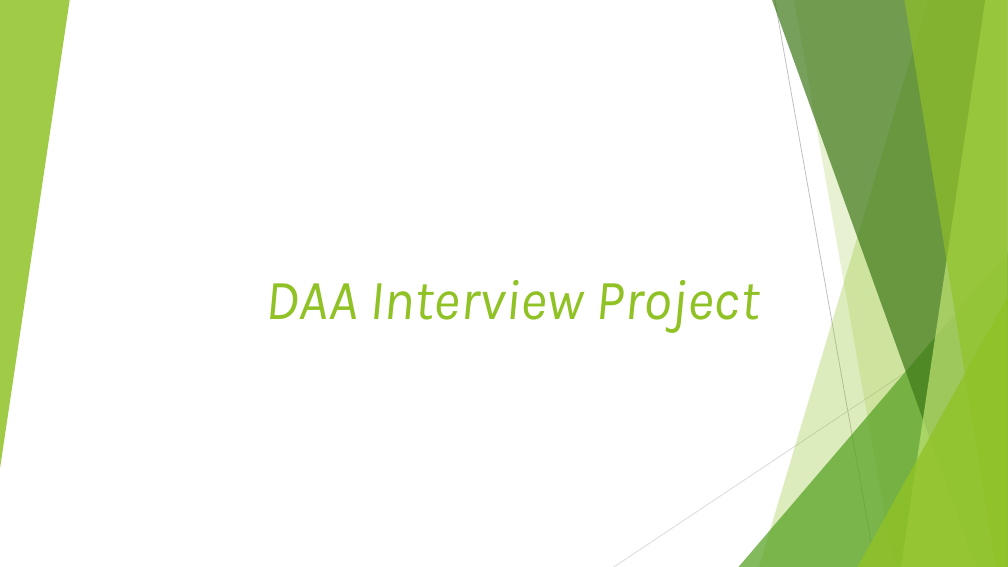
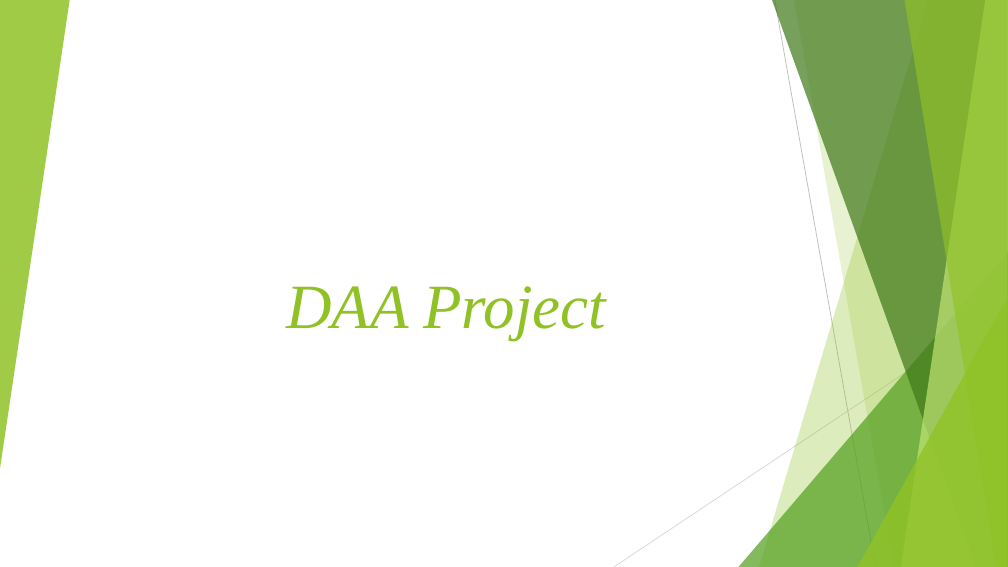
Before and after one commit to Amruthhs/EDA-ASU-Data, a slide deck: slide 1 of DAA Project.pptx. Drawn at 1008x567 pixels with LibreOffice and Linux fonts; fonts in the diff are those of the drawing. Boxes give left, top, right and bottom in pixels: in the first picture for what was removed or moved away, otherwise in the second. Text is boxed around its words. In the diff, an @@ line names an element or a change of style, - is before the commit and + after.

Commit message:
Updated

```diff
--- a/DAA Project.pptx
+++ b/DAA Project.pptx
@@ title at box(286, 286, 606, 340): text changed; size 54 to 60 pt; font Karla to Times New Roman @@
-DAA Interview Project
+DAA Project
```
Also in this commit, not shown: 5 other slides changed, 1 slide added.
